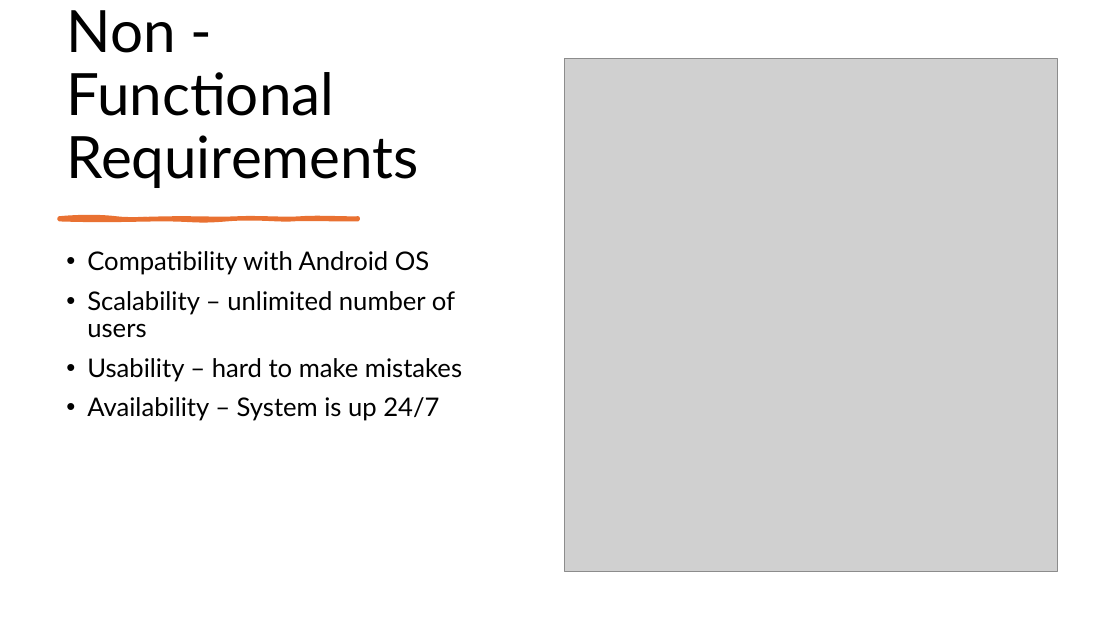
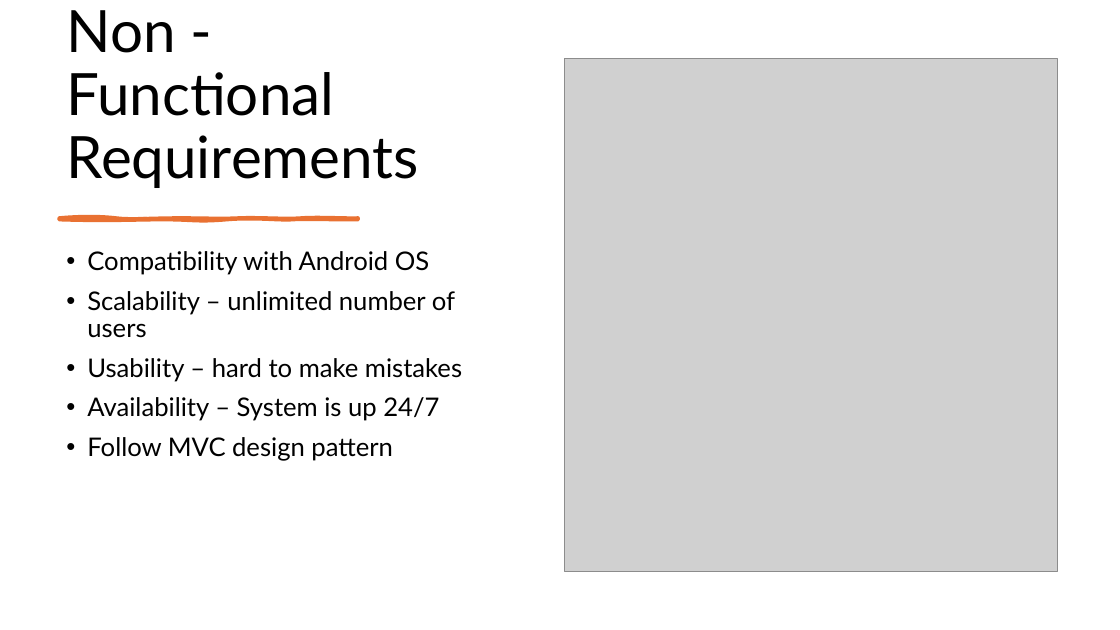
Before and after one commit to ChenDahan13/PlantDetect, a slide deck: slide 15 of Plant-_detect_2.pptx. Drawn at 1120x630 pixels with LibreOffice and Linux fonts; fonts in the diff are those of the drawing; grey boxes stand for pictures. Boxes give left, top, right and bottom in pixels: in the first picture for what was removed or moved away, otherwise in the second. Text is boxed around its words. In the diff, an @@ line names an element or a change of style, - is before the commit and + after.

```diff
--- a/Plant-_detect_2.pptx
+++ b/Plant-_detect_2.pptx
@@ text at [87,437,393,461]: paragraph added @@
+• Follow MVC design pattern
```
Also in this commit, not shown: 3 other slides changed.
